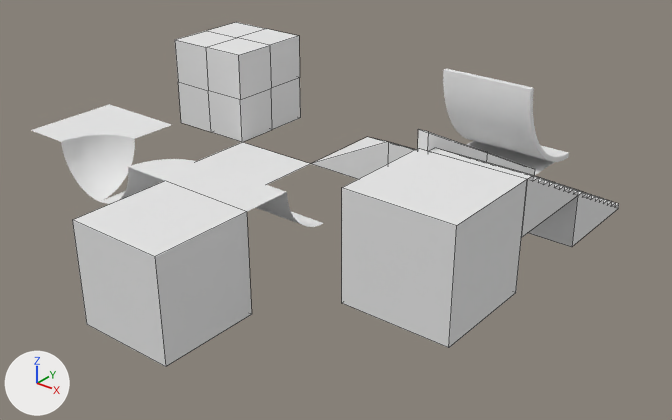
Renders of the Blender file blends/skatepark.blend from each side of a commit.
Rendered twice from a 50 mm camera at (14.83, -10.92, 6.75) aimed at (4.88, 1.51, -0.96). The lights are fixed; the arrows at lower left show +X, +Y and +Z. Mesh edges are drawn as thin lines on the coarser meshes.

The first picture shows 'Cube.001', 'basin-T', 'basin-floorX', 'basin-innieL', 'basin-outieL', 'basin-rampL', 'basin-stairT', 'floor-stairT', 'floorX', 'halfpipeT', 'platformX'.
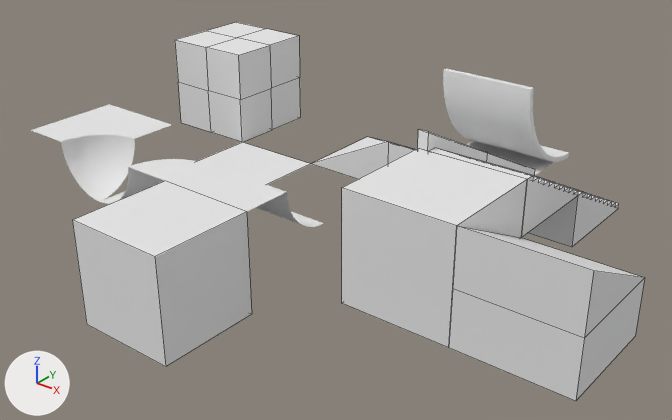
Location of each change, [x1, y1, x2, y2] in pixels of the pictures (672 x 420 px):
'floor-rampT', added: after [449, 226, 645, 401]

What changed in the scene script:
```text
Add me_cube_019:
    me_cube_019.from_pydata([(1.0, 1.0, 0.0), (1.0, -1.0, 1.0), (-1.0, -1.0, 1.0), (-1.0, 1.0, 0.0), (1.0, -1.0, 0.0), (-1.0, -1.0, 0.0), (1.0, 1.0, -1.0), (-1.0, 1.0, -1.0), (1.0, -1.0, -1.0), (-1.0, -1.0, -1.0)], [], [(0, 3, 2, 1), (1, 2, 5, 4), (2, 3, 5), (1, 4, 0), (5, 3, 7, 9), (3, 0, 6, 7), (0, 4, 8, 6), (4, 5, 9, 8)])
    me_cube_019.materials.append(mat_vertex)  # white #e7e7e7
Add ob_floor_rampt:
    ob_floor_rampt = bpy.data.objects.new('floor-rampT', me_cube_019)
    ob_floor_rampt.location = (10.0, 0.0, 0.0)
```
